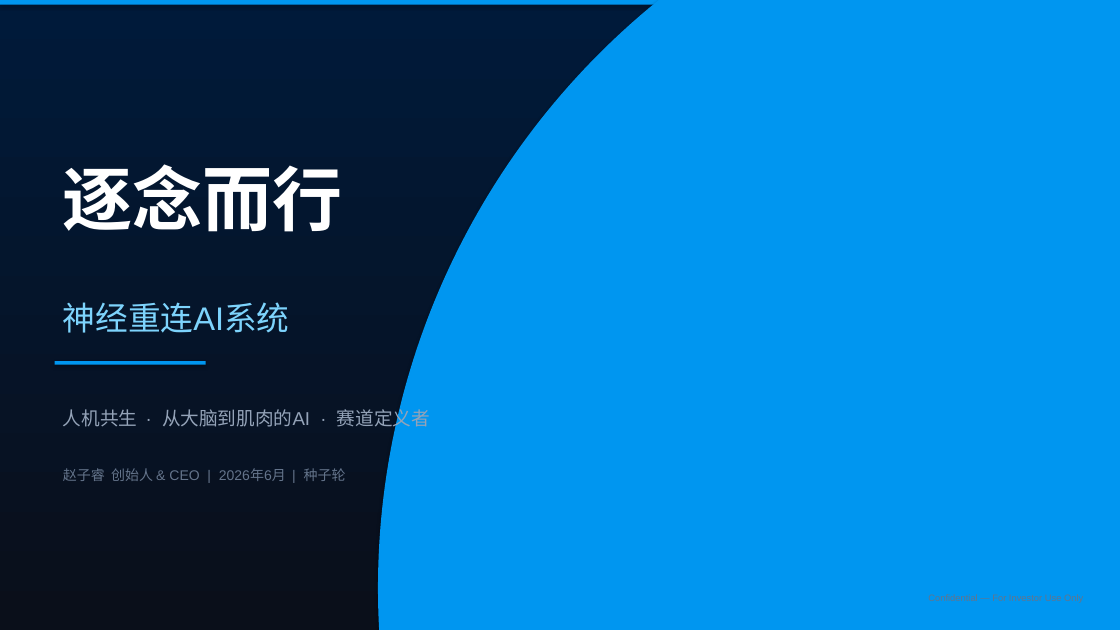
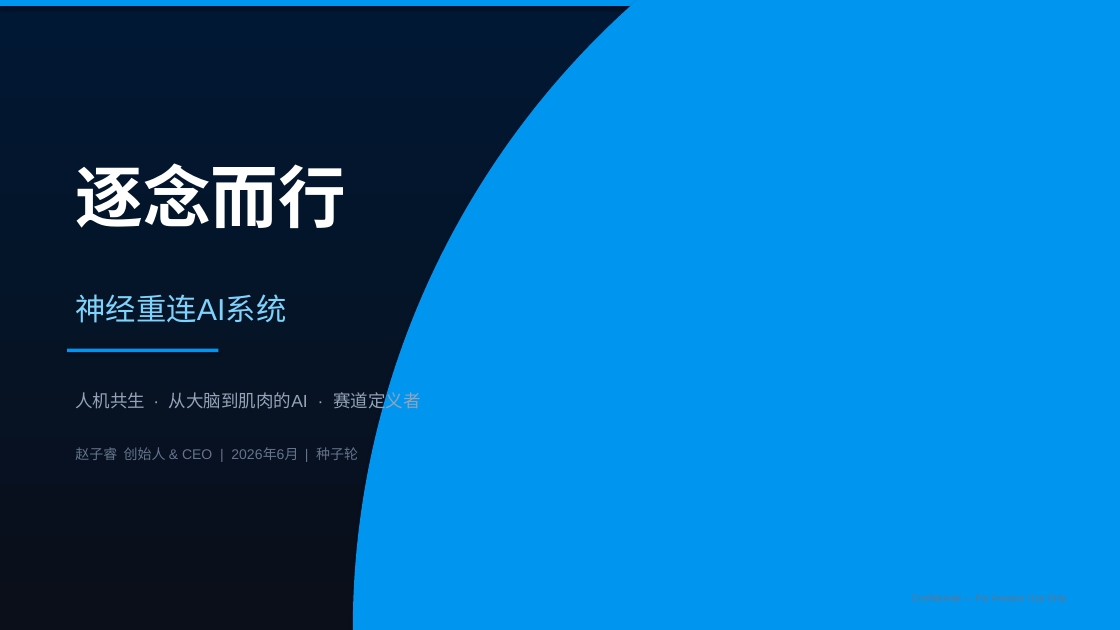
Before and after one commit to nexum-bci/nexum-bci.github.io, a slide deck: slide 1 of docs/Nexum_Pitch_Deck.pptx. Drawn at 1120x630 pixels with LibreOffice and Linux fonts; fonts in the diff are those of the drawing. Boxes give left, top, right and bottom in pixels: in the first picture for what was removed or moved away, otherwise in the second. Text is boxed around its words. In the diff, an @@ line names an element or a change of style, - is before the commit and + after.

```diff
--- a/docs/Nexum_Pitch_Deck.pptx
+++ b/docs/Nexum_Pitch_Deck.pptx
@@ rectangle at box(0, 0, 1120, 630): fill gradient #0A0F1A to #001A3A to gradient #0A0F1A to #001834 @@
@@ ellipse: place and size @@
-ellipse at box(378, 0, 1120, 630)
+ellipse at box(353, 0, 1120, 630)
@@ text "逐念而行": place and size @@
-text "逐念而行" at box(63, 164, 343, 232)
+text "逐念而行" at box(75, 163, 345, 228)
@@ text "逐念而行" at box(75, 163, 345, 228): size 60 to 58 pt @@
@@ text "神经重连AI系统": place and size @@
-text "神经重连AI系统" at box(63, 302, 290, 333)
+text "神经重连AI系统" at box(75, 294, 286, 323)
@@ text "神经重连AI系统" at box(75, 294, 286, 323): size 28 to 26 pt @@
@@ rectangle: place and size @@
-rectangle at box(55, 361, 206, 365)
+rectangle at box(67, 349, 218, 352)
@@ text "人机共生 · 从大脑到肌肉的AI · 赛道定义者": place and size @@
-text "人机共生 · 从大脑到肌肉的AI · 赛道定义者" at box(63, 406, 430, 431)
+text "人机共生 · 从大脑到肌肉的AI · 赛道定义者" at box(75, 390, 420, 413)
@@ text "人机共生 · 从大脑到肌肉的AI · 赛道定义者" at box(75, 390, 420, 413): size 16 to 15 pt @@
@@ text "赵子睿 创始人 & CEO | ...": place and size @@
-text "赵子睿 创始人 & CEO | ..." at box(63, 468, 346, 481)
+text "赵子睿 创始人 & CEO | ..." at box(75, 447, 358, 460)
```
Also in this commit, not shown: 11 other slides changed, 2 slides added, 3 other files.
